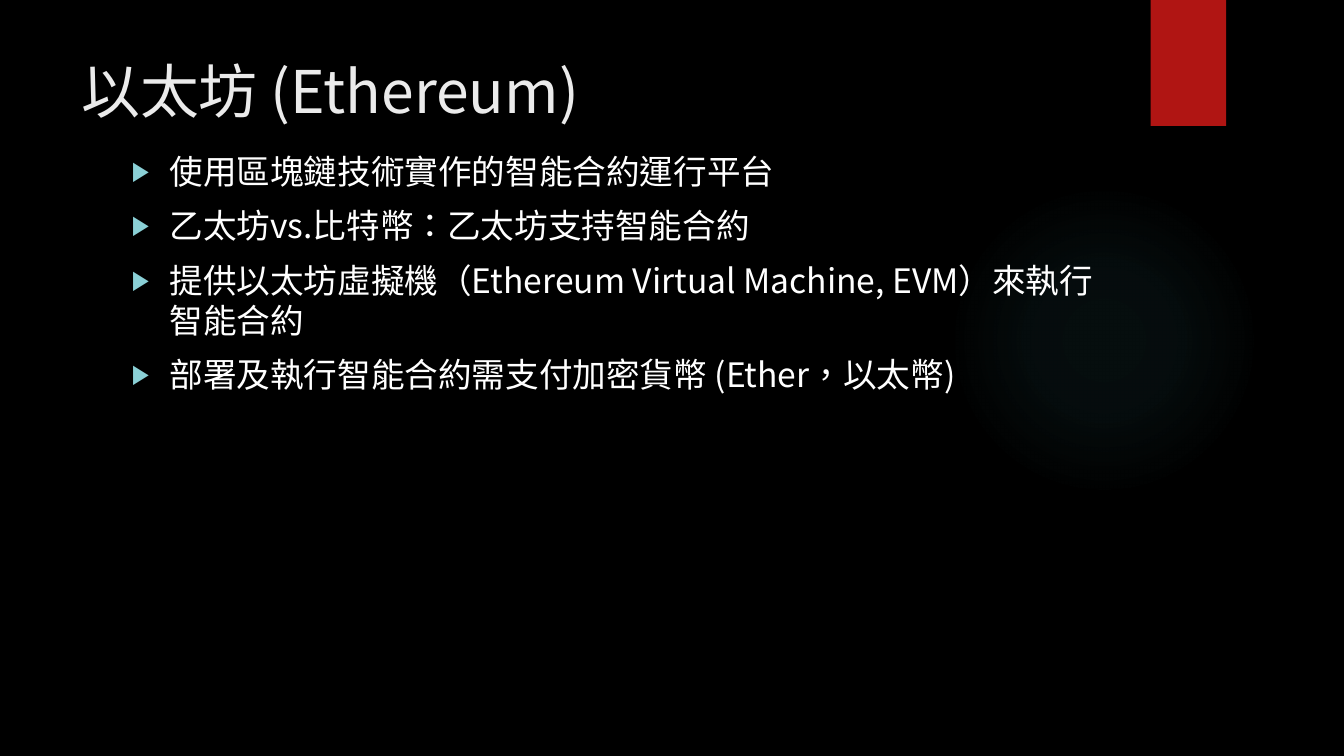
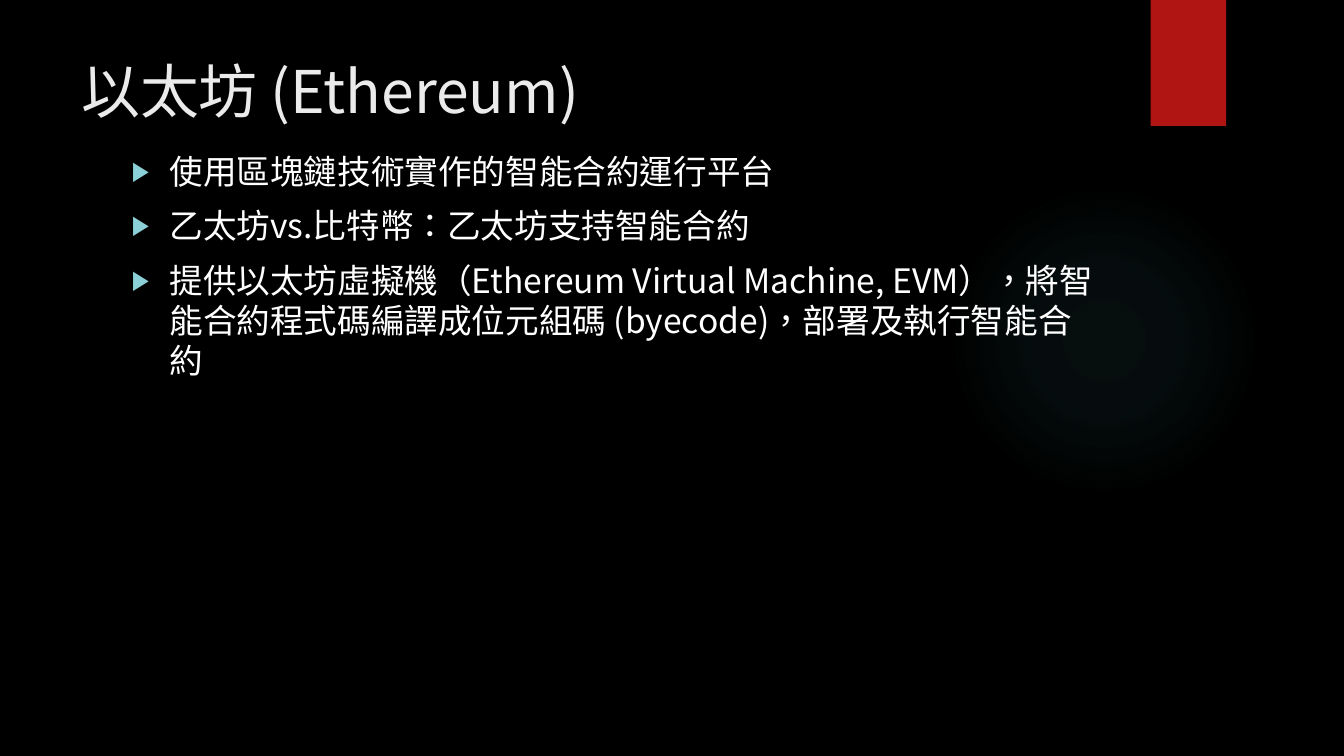
Before and after one commit to wtpai/DAppGit, a slide deck: slide 6 of 區塊鏈─智能合約實作.pptx. Drawn at 1344x756 pixels with LibreOffice and Linux fonts; fonts in the diff are those of the drawing; background and template pictures are left out. Boxes give left, top, right and bottom in pixels: in the first picture for what was removed or moved away, otherwise in the second. Text is boxed around its words. In the diff, an @@ line names an element or a change of style, - is before the commit and + after.

```diff
--- a/區塊鏈─智能合約實作.pptx
+++ b/區塊鏈─智能合約實作.pptx
@@ text at bbox=[170, 264, 1093, 376]: text changed @@
-▶ 提供以太坊虛擬機（Ethereum Virtual Machine, EVM）來執行智能合約
-▶ 部署及執行智能合約需支付加密貨幣 (Ether，以太幣)
+▶ 提供以太坊虛擬機（Ethereum Virtual Machine, EVM），將智能合約程式碼編譯成位元組碼 (byecode)，部署及執行智能合約
```
Also in this commit, not shown: 7 other slides changed, 3 slides added, 13 other files.
